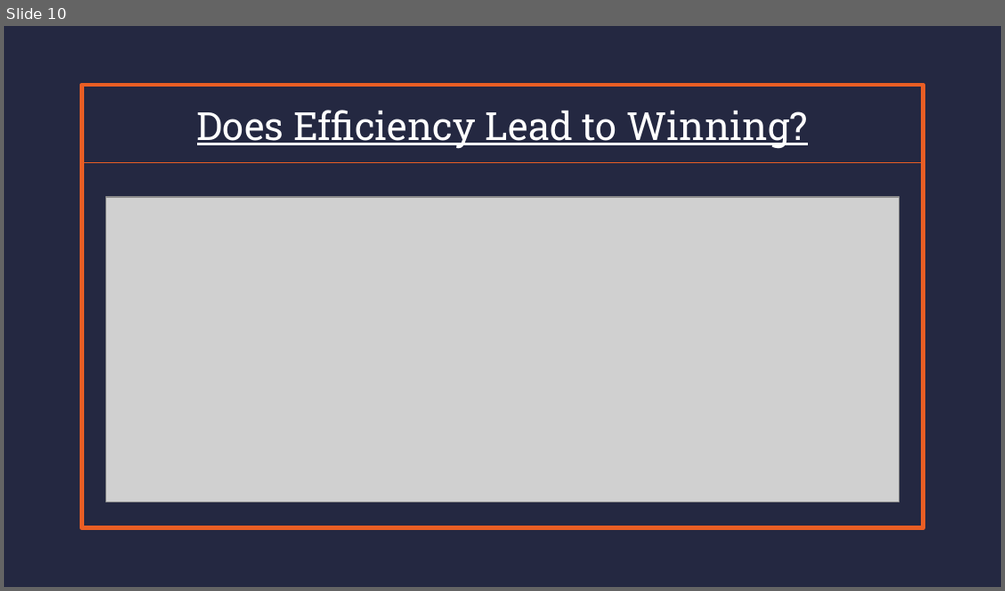
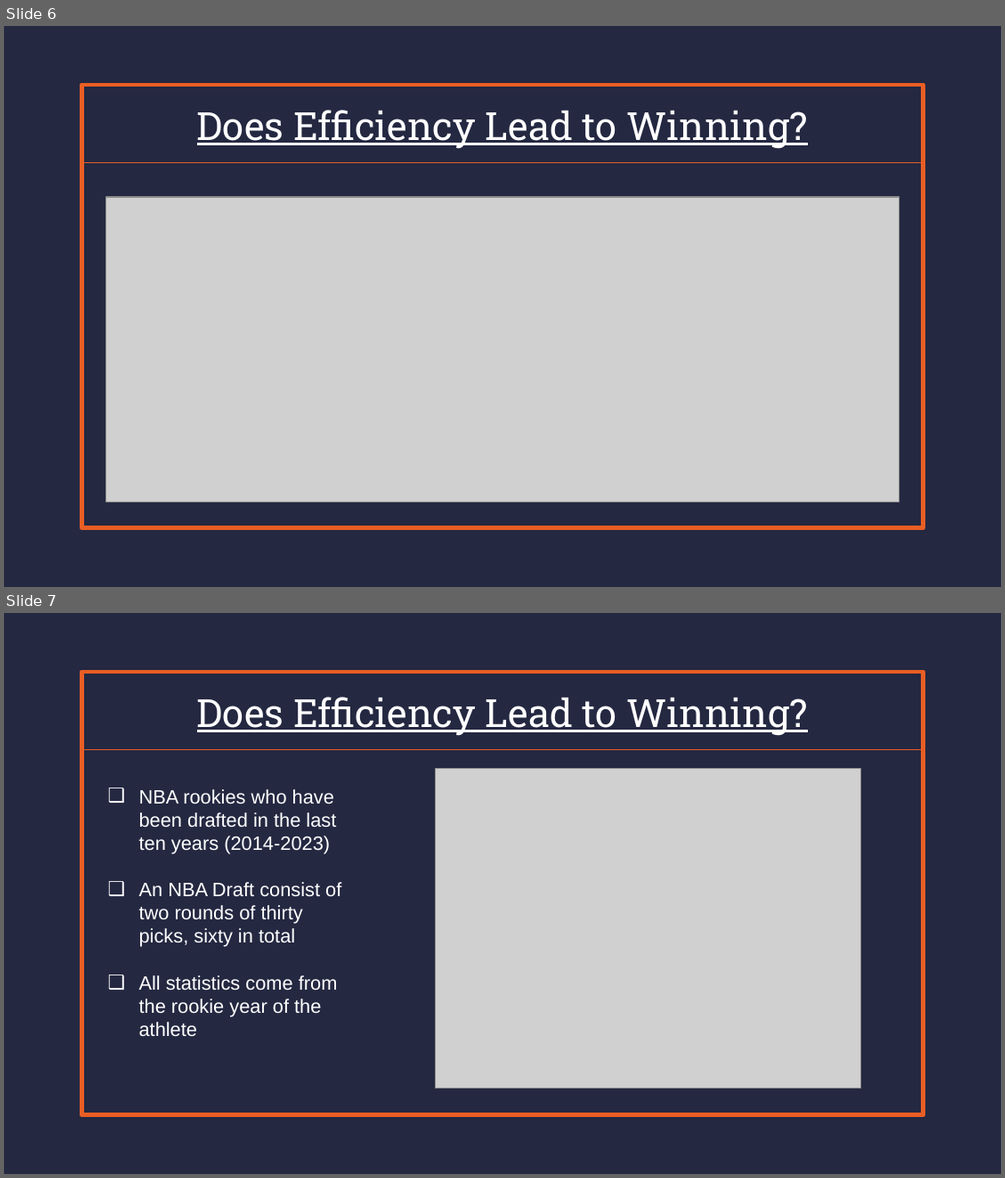
Before and after one commit to Zavello/capstone_DA12_NBA, a slide deck: CapStone Presentation.pptx. Shown one above the other, each under a label of ours: slide 10 before the commit, slides 6 and 7 after it. The pictures are 1005x591 and 1005x1178 pixels, drawn with LibreOffice and Linux fonts; fonts in the diff are those of the drawing; grey boxes stand for pictures. Boxes give left, top, right and bottom in pixels: in the first picture for what was removed or moved away, otherwise in the second. Text is boxed around its words. In the diff, an @@ line names an element or a change of style, - is before the commit and + after.

```diff
--- a/CapStone Presentation.pptx
+++ b/CapStone Presentation.pptx
@@ slide 7 added at <box>4,613,1001,1174</box>, background #242841; not listed: 1 template element that a slide beside it also shows @@
@@ rectangle added at <box>81,673,923,749</box>, outline #E95E24 0.75 pt, 28 pt, text #FFFFFF, underline @@
+Does Efficiency Lead to Winning?
@@ picture added at <box>436,769,861,1087</box> @@
@@ text added at <box>139,789,341,1037</box>, 14 pt, text #FFFFFF @@
+❑ NBA rookies who have been drafted in the last ten years (2014-2023)
+                ❑ An NBA Draft consist of two rounds of thirty picks, sixty in total
+                ❑ All statistics come from the rookie year of the athlete
@@ what was slide 10 is now slide 6 @@
```
Also in this commit, not shown: 1 slide changed, 6 other slides added, 11 other files.
